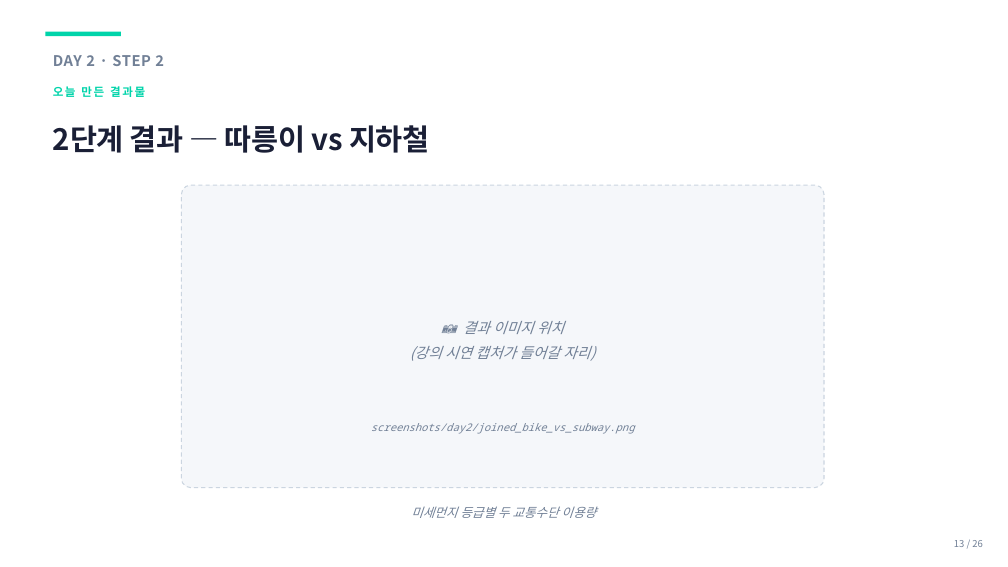
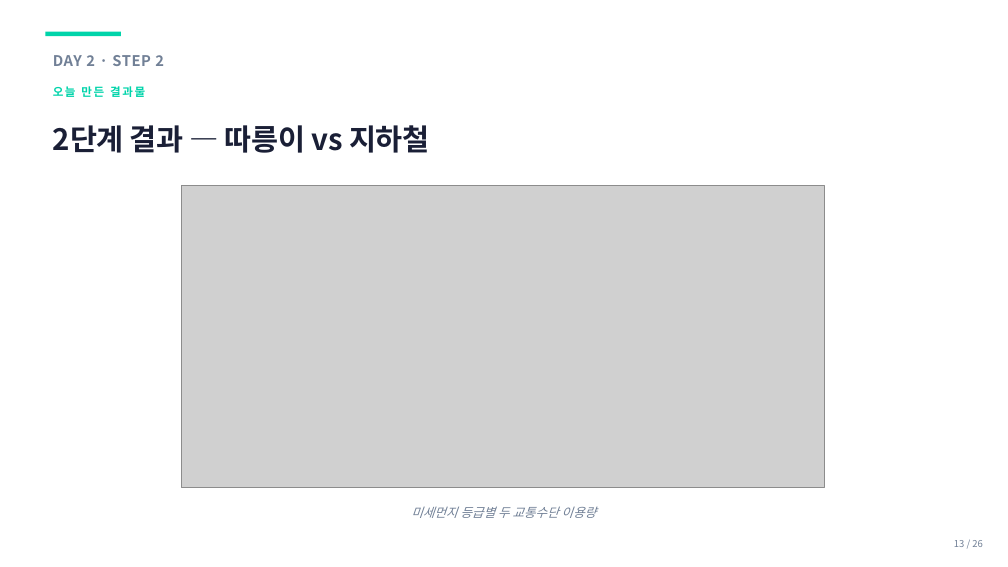
Before and after one commit to sujinpark-datapopcorn/inflearn_ccd_challenge, a slide deck: slide 13 of ppt/b2g_day2_eda.pptx. Drawn at 1008x567 pixels with LibreOffice and Linux fonts; fonts in the diff are those of the drawing; grey boxes stand for pictures. Boxes give left, top, right and bottom in pixels: in the first picture for what was removed or moved away, otherwise in the second. Text is boxed around its words. In the diff, an @@ line names an element or a change of style, - is before the commit and + after.

```diff
--- a/ppt/b2g_day2_eda.pptx
+++ b/ppt/b2g_day2_eda.pptx
@@ rounded rectangle removed at (x1=181, y1=185, x2=824, y2=488) @@
@@ picture added at (x1=181, y1=185, x2=824, y2=488) @@
@@ text removed at (x1=410, y1=321, x2=595, y2=361) @@
-📷 결과 이미지 위치
-(강의 시연 캡처가 들어갈 자리)
@@ text removed at (x1=371, y1=423, x2=635, y2=434) @@
-screenshots/day2/joined_bike_vs_subway.png
```
Also in this commit, not shown: 7 other slides changed, 8 other files.
